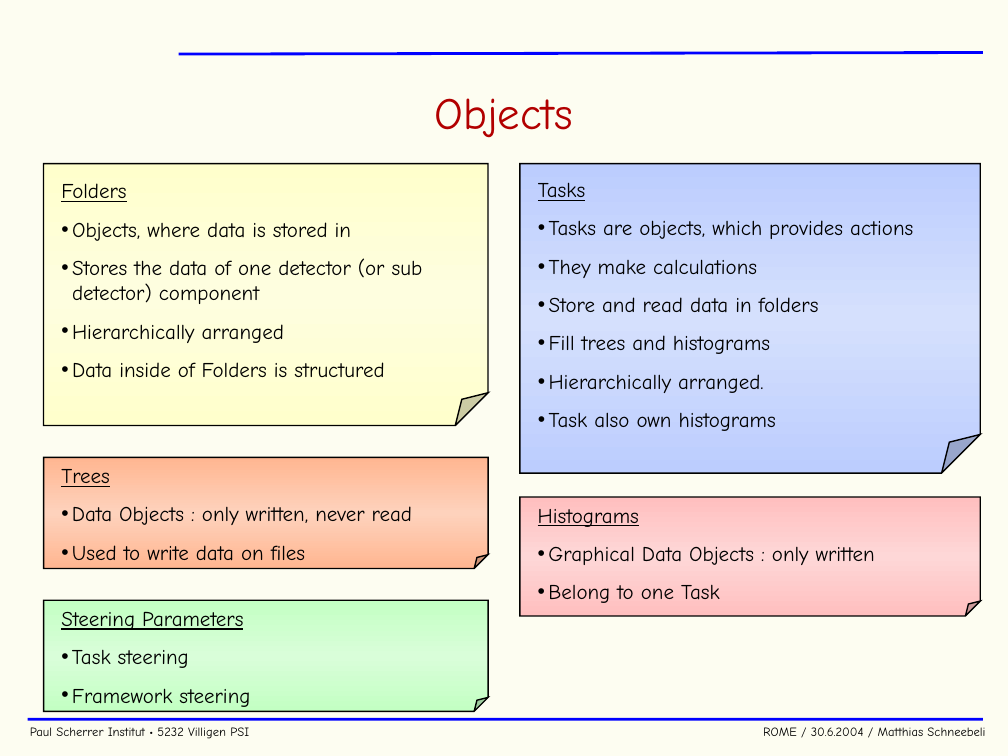
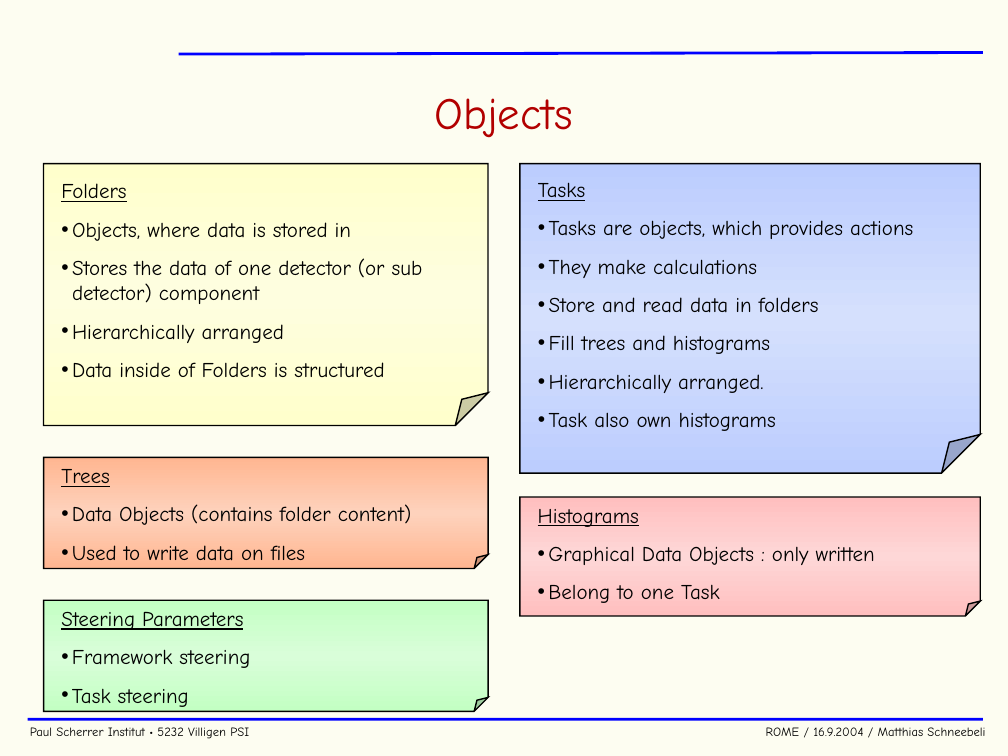
Before and after one commit to cjpl/rome, a slide deck: slide 6 of documentation/ROME.ppt. Drawn at 1008x756 pixels with LibreOffice and Linux fonts; fonts in the diff are those of the drawing; background and template pictures are left out. Boxes give left, top, right and bottom in pixels: in the first picture for what was removed or moved away, otherwise in the second. Text is boxed around its words. In the diff, an @@ line names an element or a change of style, - is before the commit and + after.

```diff
--- a/documentation/ROME.ppt
+++ b/documentation/ROME.ppt
@@ text at [72, 504, 412, 525]: text changed @@
-• Data Objects : only written, never read
+• Data Objects (contains folder content)
@@ text at [72, 649, 250, 668]: paragraph added @@
+• Framework steering
@@ text at [72, 688, 250, 707]: paragraph removed @@
-• Framework steering
@@ text at [30, 727, 985, 739]: text changed @@
-Paul Scherrer Institut • 5232 Villigen PSI ROME / 30.6.2004 / Matthias Schneebeli
+Paul Scherrer Institut • 5232 Villigen PSI ROME / 16.9.2004 / Matthias Schneebeli
```
Also in this commit, not shown: 36 other slides changed, 1 slide added.
